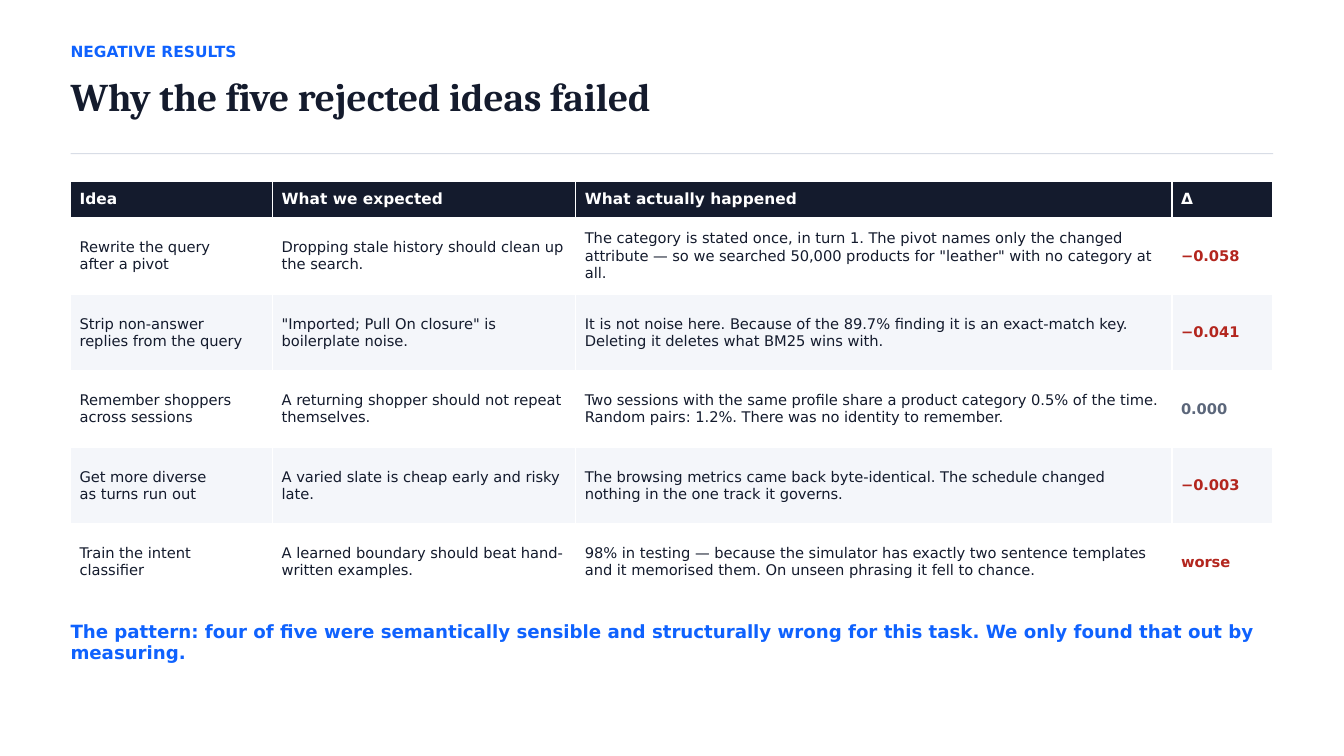
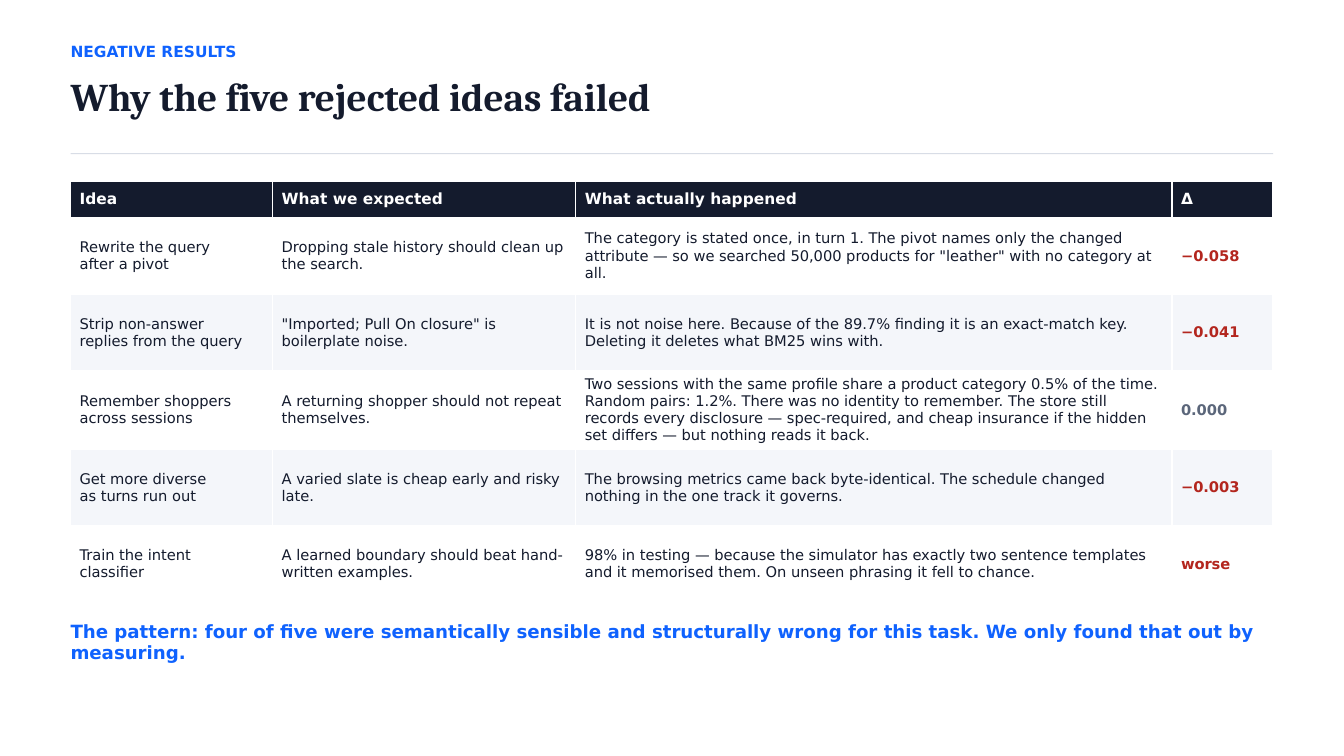
Before and after one commit to kxphan05/Spider-Rank, a slide deck: slide 17 of dist/techjam_track4.pptx (slide 16 before the commit). Drawn at 1344x756 pixels with LibreOffice and Linux fonts; fonts in the diff are those of the drawing. Boxes give left, top, right and bottom in pixels: in the first picture for what was removed or moved away, otherwise in the second. Text is boxed around its words. In the diff, an @@ line names an element or a change of style, - is before the commit and + after.

```diff
--- a/dist/techjam_track4.pptx
+++ b/dist/techjam_track4.pptx
@@ table at bbox=[71, 181, 1273, 601] @@
-row 4, column 3: Two sessions with the same profile share a product category 0.5% of the time. Random pairs: 1.2%. There was no identity to remember.
+row 4, column 3: Two sessions with the same profile share a product category 0.5% of the time. Random pairs: 1.2%. There was no identity to remember. The store still records every disclosure — spec-required, and cheap insurance if the hidden set differs — but nothing reads it back.
```
Also in this commit, not shown: 2 other slides changed, 1 slide added, 6 other files.
